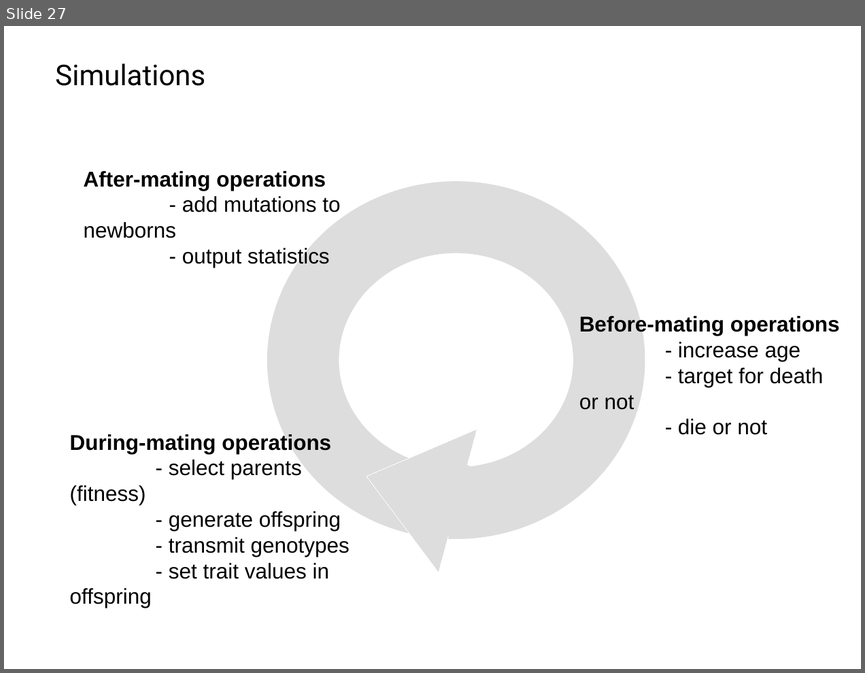
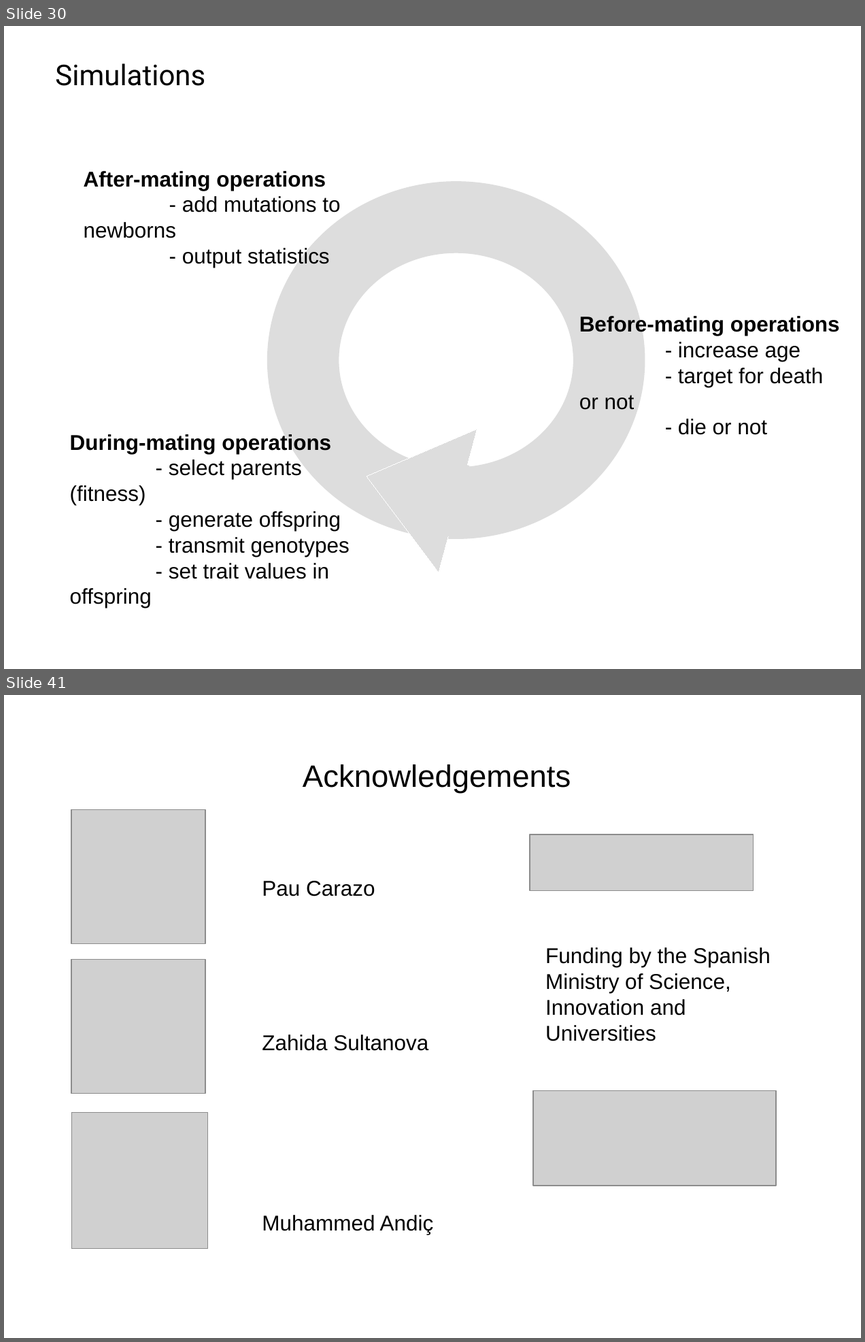
Before and after one commit to IgnasiLucas/UX, a slide deck: doc/2018_Prague/UX.odp. Shown one above the other, each under a label of ours: slide 27 before the commit, slides 30 and 41 after it; the slides between them are not shown. The pictures are 865x673 and 865x1342 pixels, drawn with LibreOffice and Linux fonts; fonts in the diff are those of the drawing; grey boxes stand for pictures; background and template pictures are left out. Boxes give left, top, right and bottom in pixels: in the first picture for what was removed or moved away, otherwise in the second. Text is boxed around its words. In the diff, an @@ line names an element or a change of style, - is before the commit and + after.

```diff
--- a/doc/2018_Prague/UX.odp
+++ b/doc/2018_Prague/UX.odp
@@ slide 41 added at (4,695,861,1338), background #FFFFFF @@
@@ text added at (303,764,570,794), 26 pt, text #000000 @@
+Acknowledgements
@@ picture added at (72,810,205,943) @@
@@ picture added at (530,834,753,892) @@
@@ text added at (262,881,434,1234), 18 pt, text #000000 @@
+Pau Carazo
+Zahida Sultanova
+Muhammed Andiç
@@ picture added at (72,959,205,1093) @@
@@ text added at (545,947,770,1041), 18 pt, text #000000 @@
+Funding by the Spanish Ministry of Science, Innovation and Universities
@@ picture added at (532,1091,775,1185) @@
@@ picture added at (72,1113,208,1249) @@
@@ what was slide 27 is now slide 30 @@
```
Also in this commit, not shown: 3 slides changed, 12 other slides added, 1 slide removed.
